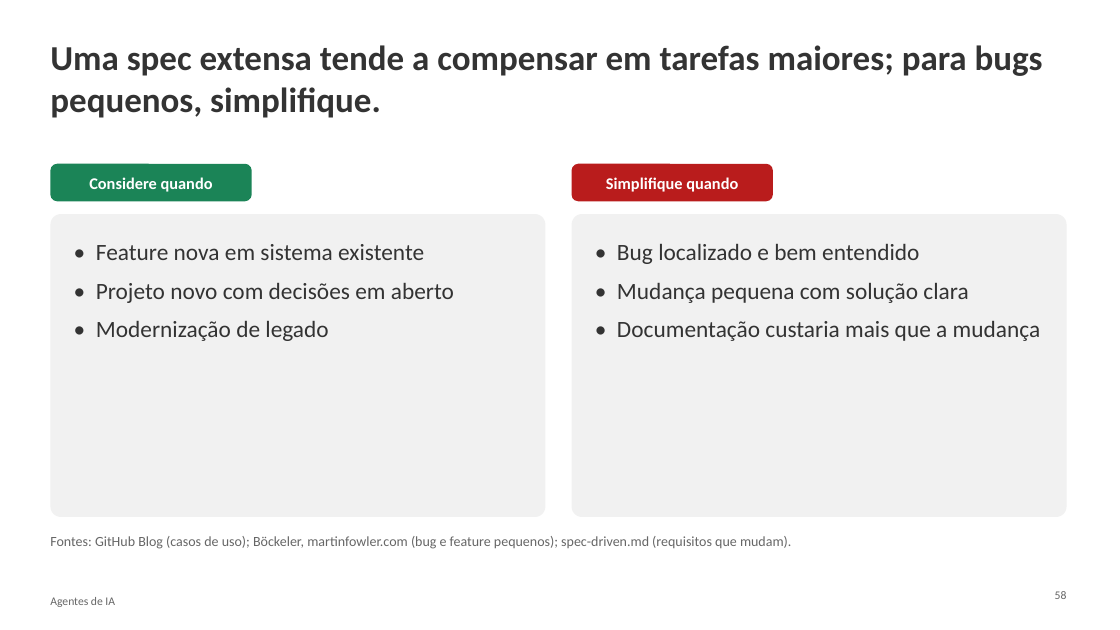
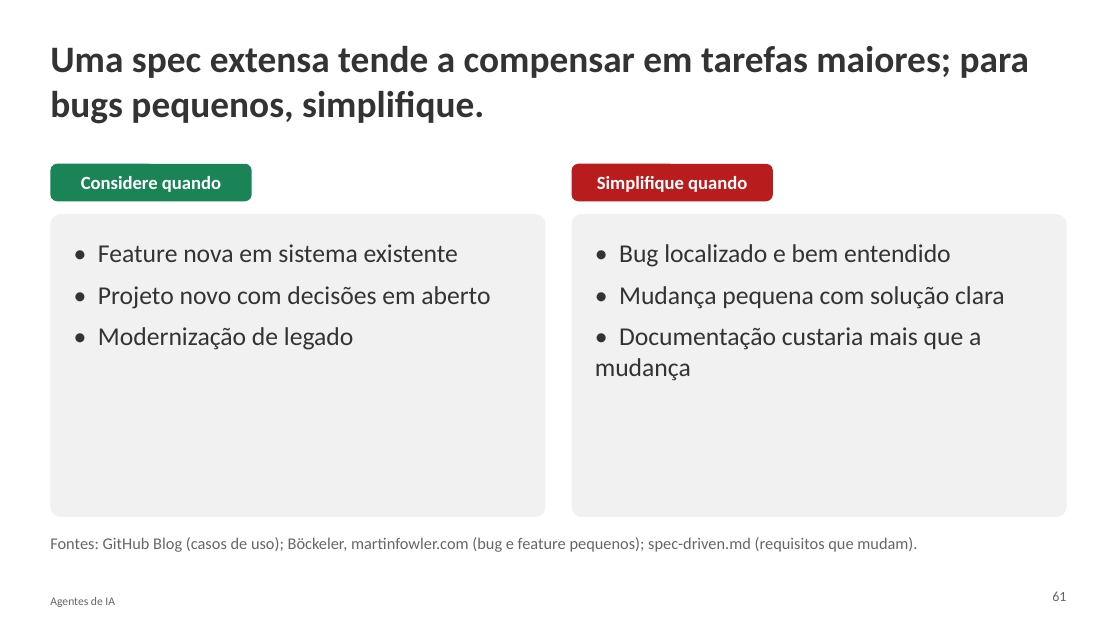
Before and after one commit to thiagoosiqueiraa/univas-minicurso-ia, a slide deck: slide 60 of apresentacao.pptx (slide 58 before the commit). Drawn at 1120x630 pixels with LibreOffice and Linux fonts; fonts in the diff are those of the drawing; background and template pictures are left out. Boxes give left, top, right and bottom in pixels: in the first picture for what was removed or moved away, otherwise in the second. Text is boxed around its words. In the diff, an @@ line names an element or a change of style, - is before the commit and + after.

Commit message:
Aumenta fontes da apresentação

```diff
--- a/apresentacao.pptx
+++ b/apresentacao.pptx
@@ title "Uma spec extensa tende a ..." at (50,45,1029,124): size 30 to 32 pt @@
@@ rounded rectangle "Considere quando" at (50,164,252,202): size 14 to 16 pt @@
@@ rounded rectangle "Simplifique quando" at (571,164,773,202): size 14 to 16 pt @@
@@ rounded rectangle "• Feature nova em sistema ..." at (50,214,545,518): size 20 to 22 pt @@
@@ rounded rectangle "• Bug localizado e bem ..." at (571,214,1066,518): size 20 to 22 pt @@
@@ text "Fontes: GitHub Blog (casos de ..." at (50,537,917,552): size 12 to 14 pt @@
@@ text at (1052,591,1066,601): text changed; size 10 to 12 pt @@
-58
+61
```
Also in this commit, not shown: 65 other slides changed, 2 slides added.
